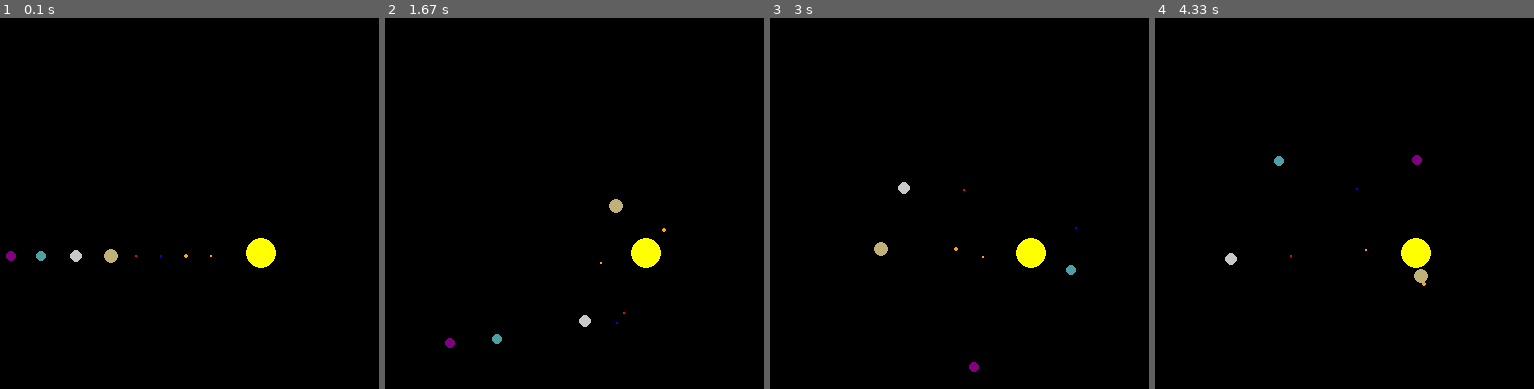
Above: before the commit, frames 1-4 (left to right).
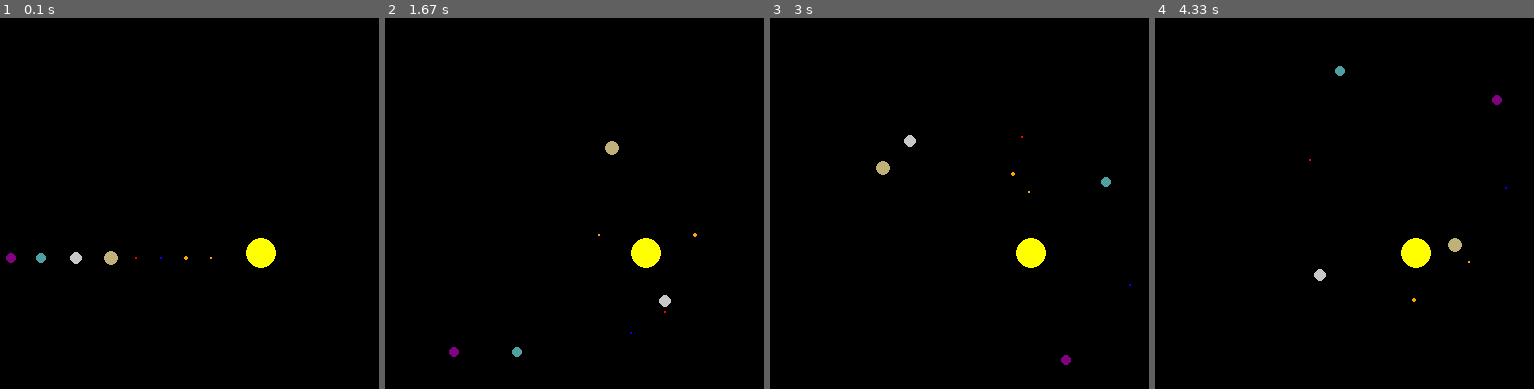
Above: after the commit, the same moments.

Repository: daliborstakic/solar-pygame
Game: pygame game, started from solar.py
Same seed, same stepped clock (60 frames per second), same inputs: the game is played once before the commit and once after it.
Inputs:
- Up to frame 1 (0.1 s): no input
- Up to frame 2 (1.67 s): no input
- Up to frame 3 (3 s): no input
- Up to frame 4 (4.33 s): no input

The runs differ from the first frame. In frame 1, 0.2% of the frame differs, in the area x 1-56%, y 62-67%; in frame 2, 0.6%, in the area x 15-83%, y 33-92%; in frame 3, 0.6%; in frame 4, 0.6%.

Commit message:
added int rounding to move

Diff:
--- a/planet.py
+++ b/planet.py
@@ -8,6 +8,7 @@
         self._mass = mass
         self._radius = radius
         self.color = color
+        self.speed = 2
         self._velocity = Vector2(dx, dy)
 
     @property
@@ -60,5 +61,5 @@
         pygame.draw.circle(win, self.color, (self.x, self.y), self.radius)
 
     def move(self):
-        self.x += self.velocity.x
-        self.y += self.velocity.y
+        self.x += int(self.speed * self.velocity.x)
+        self.y += int(self.speed * self.velocity.y)
